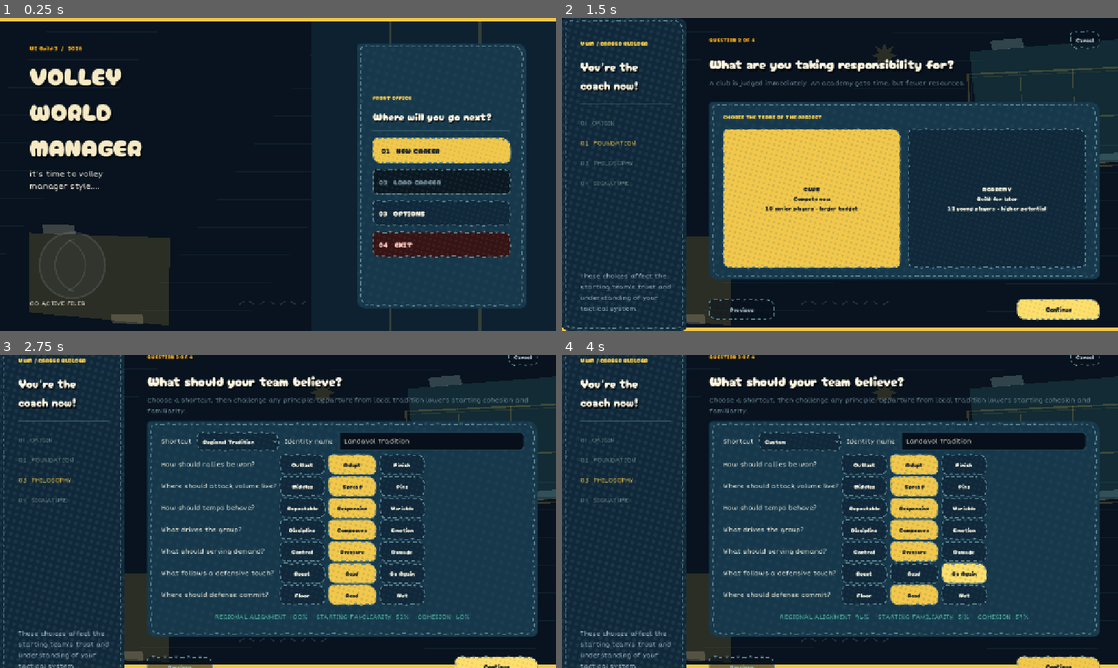
Above: before the commit, frames 1-4 (two rows, left to right).
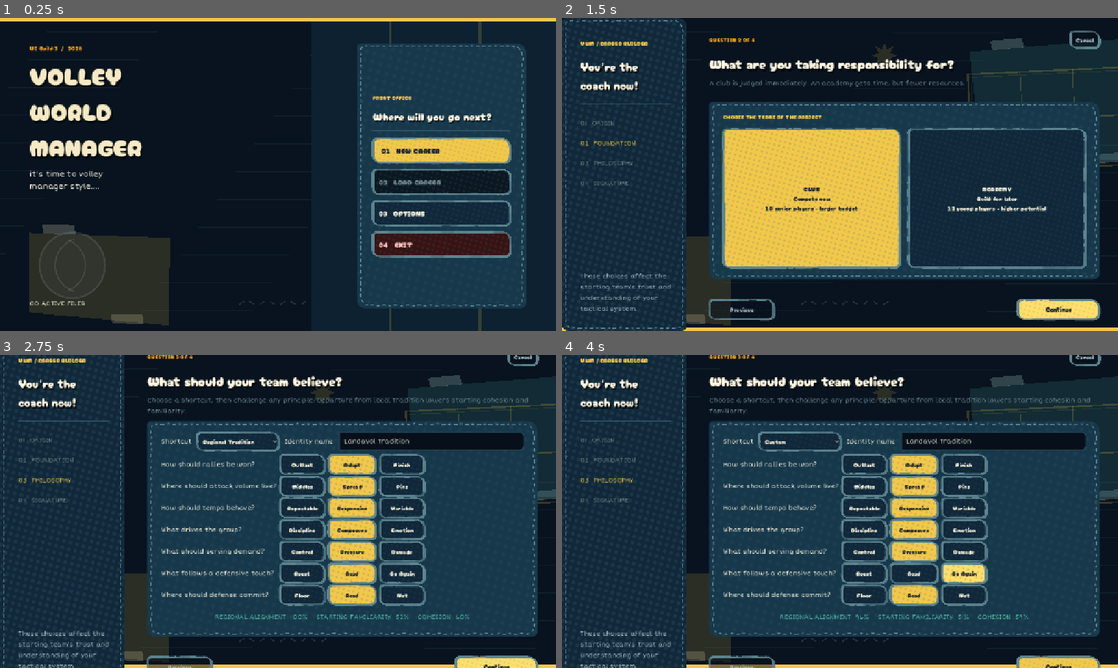
Above: after the commit, the same moments.

Repository: iracarranza/volley-world-manager
Game: Godot game, scene res://scenes/application.tscn
The game is run twice, just before and just after one commit, with the same random seed, the same clock (stepped at 60 frames per second) and the same inputs.
Inputs:
- Up to frame 1 (0.25 s): no input
- Up to frame 2 (1.5 s): click "01 NEW CAREER" at 0.5 s; click "Continue" at 1.25 s
- Up to frame 3 (2.75 s): click "Continue" at 2 s
- Up to frame 4 (4 s): click "Go Again" at 2.75 s; click "Go Again" at 3.5 s

The runs differ from the first frame. In frame 1, 1.2% of the frame differs, in the area x 66-92%, y 38-77%; in frame 2, 2.0%; in frame 3, 2.8%, in the area x 26-97%, y 0-100%; in frame 4, 2.8%.

Commit message:
Sew the surfaces, write the controls
The mixed treatment: `STITCHED_TIERS` gets the running stitch, everything else
inked with the nib. Panels, cards and insets are sewn; buttons, chips and nav
actions are drawn.

The split has a claim behind it rather than being a truce between two looks.
**The page is sewn and the controls are written on it.** A card is a piece of
worked cloth; a button is something somebody marked on it, and the two being
made differently is what says which is which.

It also puts each treatment where it is strongest. A running stitch on a small
control is a dashed border, which conventionally reads as *disabled* -- and the
smallest elements are the most numerous. A broad nib around a large panel is a
heavy frame competing with its own contents. Sorting by surface versus control
sorts both at once, because that is what size means on this screen.

`DashboardCard` stays with the surfaces despite being a `Button`. It is a card
that happens to be pressable and it is the size of a card, so it is sewn.

The style is reassigned on every pass rather than only at creation, since
outlines are reused across theme switches and resizes -- a tier that changed
treatment would otherwise keep whichever one it was born with.

Suite 923 checks, 1 pre-existing failure.

Diff:
--- a/scripts/systems/ui_style_system.gd
+++ b/scripts/systems/ui_style_system.gd
@@ -20,6 +20,26 @@
 	&"CardPanel", &"DashboardCard", &"InsetPanel", &"RaisedPanel",
 	&"PrimaryAction", &"SecondaryAction", &"QuietAction", &"DangerAction",
 	&"NavAction", &"ChoiceChip",
+]
+
+## Which of those get sewn rather than drawn.
+##
+## The surfaces, and not the controls -- which is a split with a claim behind it
+## rather than a compromise between two treatments. **The page is sewn and the
+## controls are written on it.** A card is a piece of worked cloth; a button is
+## something somebody marked on it, and the two being made differently is what
+## says which is which.
+##
+## It also settles where each treatment is weakest. A running stitch on a small
+## control is a dashed border, which conventionally means *disabled*, and the
+## smallest elements are the most numerous ones. A broad nib around a large
+## panel is a heavy frame competing with its own contents. Sorting by size sorts
+## both problems at once, and surface-versus-control is what size means here.
+##
+## `DashboardCard` is a `Button` and still belongs with the surfaces: it is a
+## card that happens to be pressable, and it is the size of a card.
+const STITCHED_TIERS: Array[StringName] = [
+	&"CardPanel", &"DashboardCard", &"InsetPanel", &"RaisedPanel",
 ]
 
 const PRIMARY_ACTIONS := [
@@ -142,11 +162,19 @@
 		if existing != null:
 			existing.queue_free()
 		return
+	var wanted_style := UIInkOutline.Stroke.STITCH \
+		if control.theme_type_variation in STITCHED_TIERS \
+		else UIInkOutline.Stroke.INK
 	if existing != null:
+		## Reassigned on every pass, not only at creation. The outline is reused
+		## across theme switches and resizes, so a tier that changed treatment
+		## would otherwise keep whichever one it was born with.
+		existing.stroke_style = wanted_style
 		existing.queue_redraw()
 		return
 	var outline := UIInkOutline.new()
 	outline.name = "InkOutline"
+	outline.stroke_style = wanted_style
 	## Seeded from the panel's own name, so a card's edge is stable across runs
 	## and two cards side by side never draw the same imperfection.
 	outline.ink_seed = int(String(control.name).hash() & 0x7FFFFFFF)
